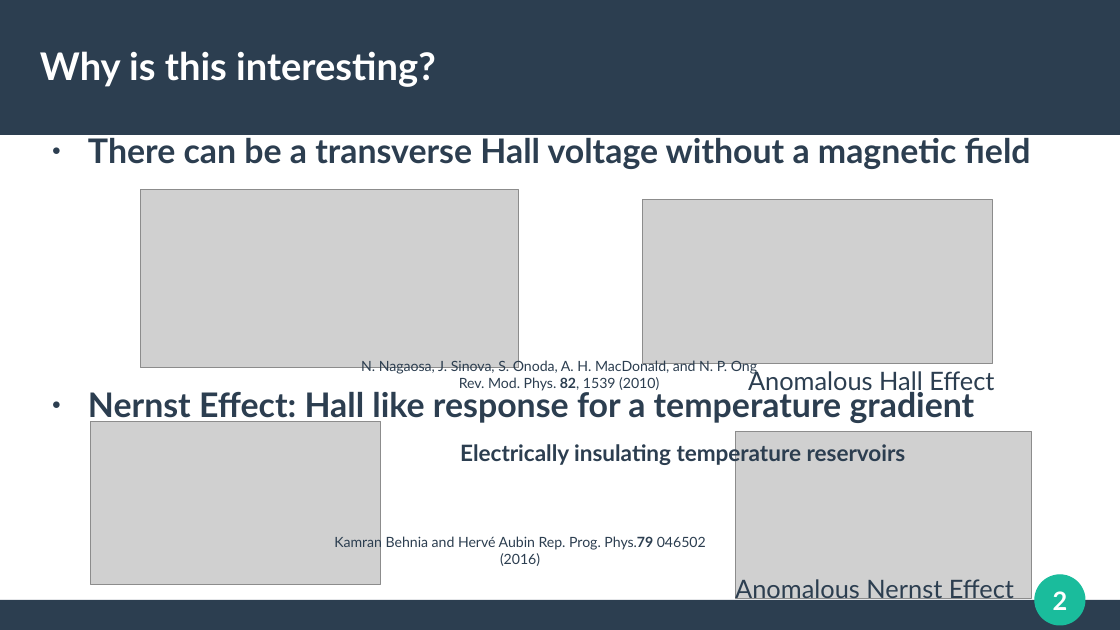
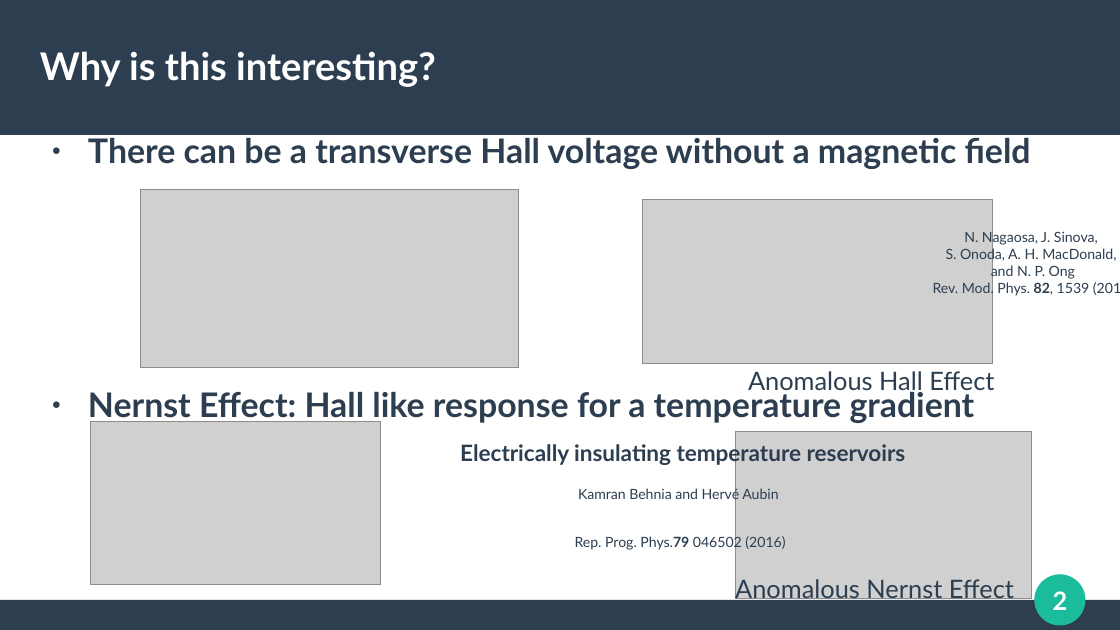
Before and after one commit to apandada1/bachelors-thesis, a slide deck: slide 2 of presentation/final presentation.odp. Drawn at 1120x630 pixels with LibreOffice and Linux fonts; fonts in the diff are those of the drawing; grey boxes stand for pictures. Boxes give left, top, right and bottom in pixels: in the first picture for what was removed or moved away, otherwise in the second. Text is boxed around its words. In the diff, an @@ line names an element or a change of style, - is before the commit and + after.

```diff
--- a/presentation/final presentation.odp
+++ b/presentation/final presentation.odp
@@ text "N. Nagaosa, J. Sinova,": place and size @@
-text "N. Nagaosa, J. Sinova," at box(361, 359, 757, 391)
+text "N. Nagaosa, J. Sinova," at box(933, 230, 1116, 297)
@@ text at box(946, 230, 1116, 280): text changed @@
-N. Nagaosa, J. Sinova, S. Onoda, A. H. MacDonald, and N. P. Ong
+N. Nagaosa, J. Sinova,
+S. Onoda, A. H. MacDonald,
+and N. P. Ong
@@ text at box(575, 487, 785, 551): text changed @@
-Kamran Behnia and Hervé Aubin Rep. Prog. Phys.79 046502 (2016)
+Kamran Behnia and Hervé Aubin
+Rep. Prog. Phys.79 046502 (2016)
```
